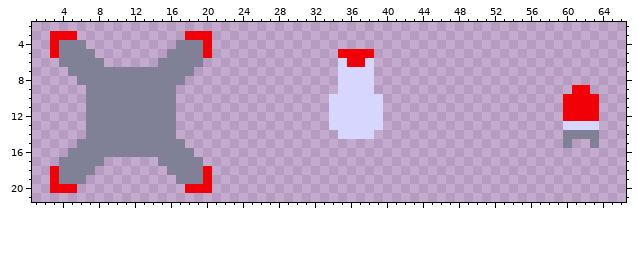
Sprite sheet, stored at assets/images/enemy_turret.png. Above is the file before it was changed.
The file is 74x24 pixels. Shown: x 1..66, y 2..21.
After:
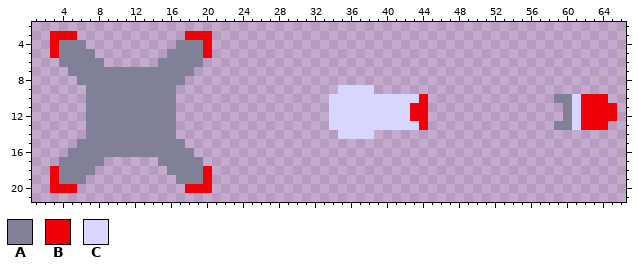
Palette (. is transparent): A #808097  B #f10007  C #d6d6fe
What changed:
{"y":5,"x":35,"old":"BBBB","new":"...."}
{"y":6,"x":35,"old":"CBBC","new":"...."}
{"y":7,"x":35,"old":"CCCC","new":"...."}
{"y":8,"x":35,"old":"CCCC","new":"...."}
{"y":9,"x":61,"old":"BB","new":".."}
{"y":10,"x":40,"old":".....","new":"CCCCB"}
{"y":10,"x":59,"old":".BB","new":"AAC"}
{"y":10,"x":64,"old":".","new":"B"}
{"y":11,"x":40,"old":".....","new":"CCCBB"}
{"y":11,"x":60,"old":"BB","new":"AC"}
{"y":11,"x":64,"old":"..","new":"BB"}
{"y":12,"x":40,"old":".....","new":"CCCBB"}
{"y":12,"x":60,"old":"BB","new":"AC"}
{"y":12,"x":64,"old":"..","new":"BB"}
{"y":13,"x":40,"old":".....","new":"CCCCB"}
{"y":13,"x":59,"old":".C","new":"AA"}
{"y":13,"x":62,"old":"CC.","new":"BBB"}
{"y":14,"x":60,"old":"AAAA","new":"...."}
{"y":15,"x":60,"old":"A","new":"."}
{"y":15,"x":63,"old":"A","new":"."}
